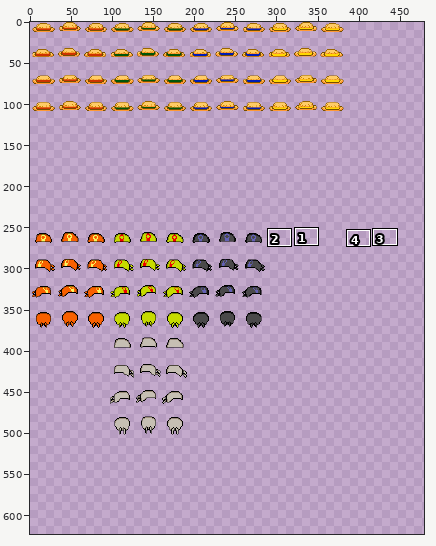
One commit to this sprite sheet: Resources/Textures/Entities/Hats.png. The picture above shows the old version from afar; the outline marks the close-up.
Close-up. Earlier state:
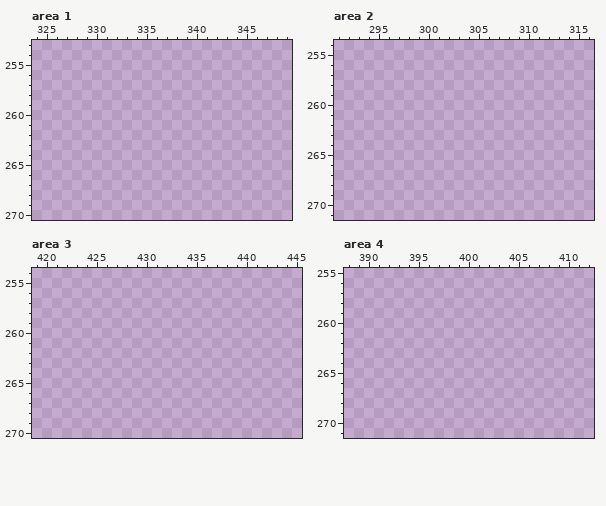
The file is 384x256 pixels. Pixels under 10% opacity are left out. Colours within 5 levels of each other are drawn and written as one. Shown: area 1: x 324..349, y 253..270; area 2: x 291..316, y 254..271; area 3: x 419..445, y 254..270; area 4: x 388..412, y 255..271. The old version is drawn lined up with the new one. The wide view leaves out empty margins. The commit also changed other parts of the picture, which this record leaves out.
Palette (. is transparent): 
Once edited:
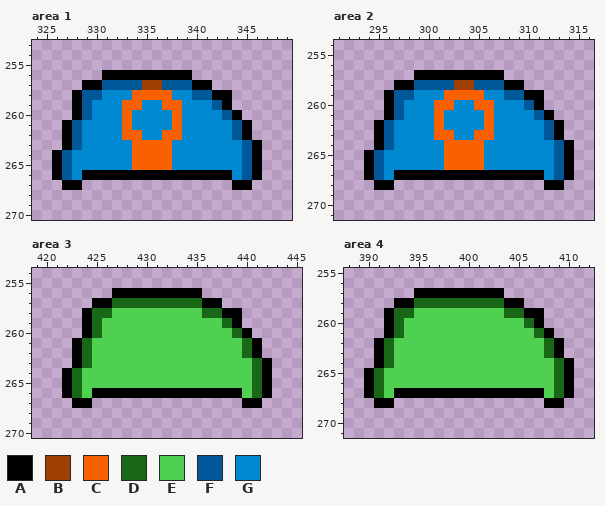
Colours new in this view: A #000000  B #a04000  C #f86000  D #186818  E #50d050  F #005898  G #0088d0
The exact change:
canvas 384x256 -> 480x640; drawings rearranged on the sheet (the old picture shows each at its new place)
Changed rows in their new state; - is an unchanged pixel.
Area 1:
first column x 326:
256 -----AAAAAAAAA-------
257 ---AAFFFFBBFFFAA-----
258 --AFFGGGCCCCGGFFAA---
259 --AFGGGCCGGCCGGGFA---
260 --AFGGGCGGGGCGGGGFA--
261 -AFGGGGCGGGGCGGGGGFA-
262 -AFGGGGCCGGCCGGGGGFA-
263 -AFGGGGGCCCCGGGGGGGFA
264 AFGGGGGGCCCCGGGGGGGFA
265 AFGGGGGGCCCCGGGGGGGFA
266 AFGAAAAAAAAAAAAAAAGFA
267 -AA---------------AA-
Area 2:
first column x 294:
257 -----AAAAAAAAA-------
258 ---AAFFFFBBFFFAA-----
259 --AFFGGGCCCCGGFFAA---
260 --AFGGGCCGGCCGGGFA---
261 --AFGGGCGGGGCGGGGFA--
262 -AFGGGGCGGGGCGGGGGFA-
263 -AFGGGGCCGGCCGGGGGFA-
264 -AFGGGGGCCCCGGGGGGGFA
265 AFGGGGGGCCCCGGGGGGGFA
266 AFGGGGGGCCCCGGGGGGGFA
267 AFGAAAAAAAAAAAAAAAGFA
268 -AA---------------AA-
Area 3:
first column x 422:
256 -----AAAAAAAAA-------
257 ---AADDDDDDDDDAA-----
258 --ADDEEEEEEEEEDDAA---
259 --ADEEEEEEEEEEEEDA---
260 --ADEEEEEEEEEEEEEDA--
261 -ADEEEEEEEEEEEEEEEDA-
262 -ADEEEEEEEEEEEEEEEDA-
263 -ADEEEEEEEEEEEEEEEEDA
264 ADEEEEEEEEEEEEEEEEEDA
265 ADEEEEEEEEEEEEEEEEEDA
266 ADEAAAAAAAAAAAAAAAEDA
267 -AA---------------AA-
Area 4:
first column x 390:
257 -----AAAAAAAAA-------
258 ---AADDDDDDDDDAA-----
259 --ADDEEEEEEEEEDDAA---
260 --ADEEEEEEEEEEEEDA---
261 --ADEEEEEEEEEEEEEDA--
262 -ADEEEEEEEEEEEEEEEDA-
263 -ADEEEEEEEEEEEEEEEDA-
264 -ADEEEEEEEEEEEEEEEEDA
265 ADEEEEEEEEEEEEEEEEEDA
266 ADEEEEEEEEEEEEEEEEEDA
267 ADEAAAAAAAAAAAAAAAEDA
268 -AA---------------AA-
Pixel boxes of the changes (left, top, right, bottom) in both close-ups:
added: (52, 70, 262, 190)
added: (364, 70, 574, 190)
added: (62, 288, 272, 408)
added: (364, 288, 574, 408)
